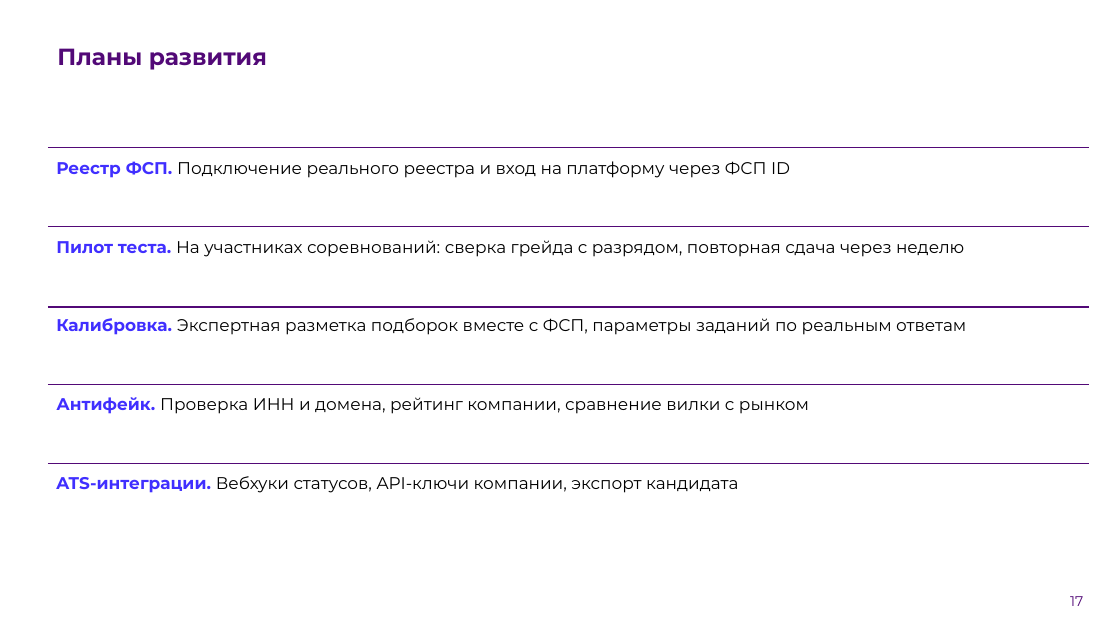
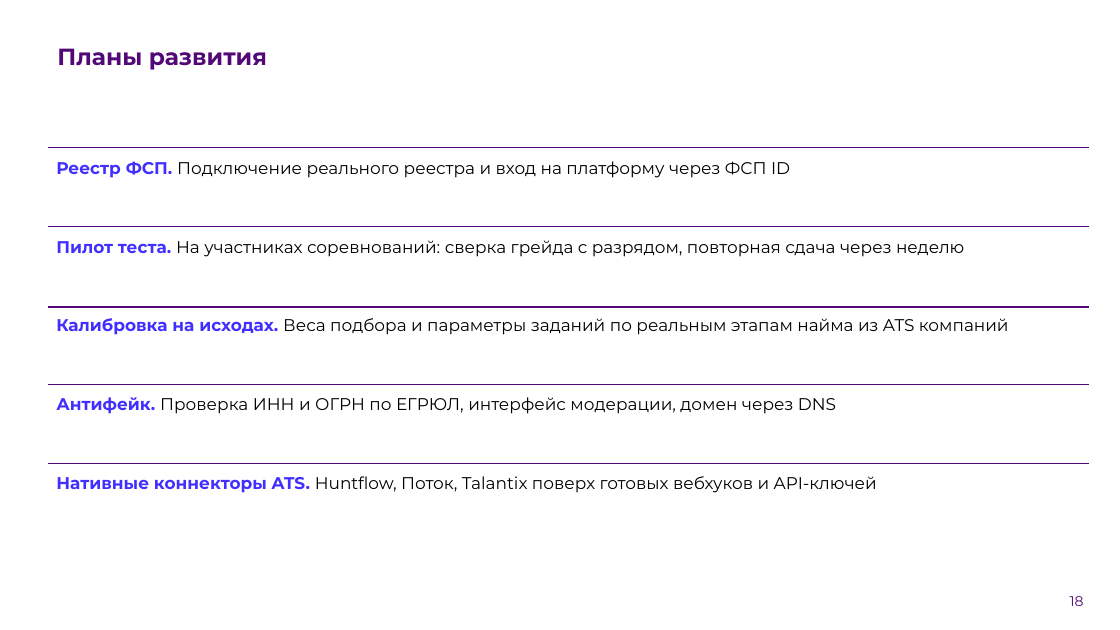
Before and after one commit to K1NGSM4N3/fsp-hack, a slide deck: slide 18 of docs/presentation.pptx (slide 17 before the commit). Drawn at 1120x630 pixels with LibreOffice and Linux fonts; fonts in the diff are those of the drawing; background and template pictures are left out. Boxes give left, top, right and bottom in pixels: in the first picture for what was removed or moved away, otherwise in the second. Text is boxed around its words. In the diff, an @@ line names an element or a change of style, - is before the commit and + after.

```diff
--- a/docs/presentation.pptx
+++ b/docs/presentation.pptx
@@ text at [56, 318, 1009, 335]: text changed @@
-Калибровка. Экспертная разметка подборок вместе с ФСП, параметры заданий по реальным ответам
+Калибровка на исходах. Веса подбора и параметры заданий по реальным этапам найма из ATS компаний
@@ text at [56, 397, 836, 414]: text changed @@
-Антифейк. Проверка ИНН и домена, рейтинг компании, сравнение вилки с рынком
+Антифейк. Проверка ИНН и ОГРН по ЕГРЮЛ, интерфейс модерации, домен через DNS
@@ text at [56, 476, 877, 493]: text changed @@
-ATS-интеграции. Вебхуки статусов, API-ключи компании, экспорт кандидата
+Нативные коннекторы ATS. Huntflow, Поток, Talantix поверх готовых вебхуков и API-ключей
@@ page number at [1070, 596, 1084, 606]: text changed @@
-17
+18
```
Also in this commit, not shown: 3 other slides changed, 1 slide added, 1 other file.
